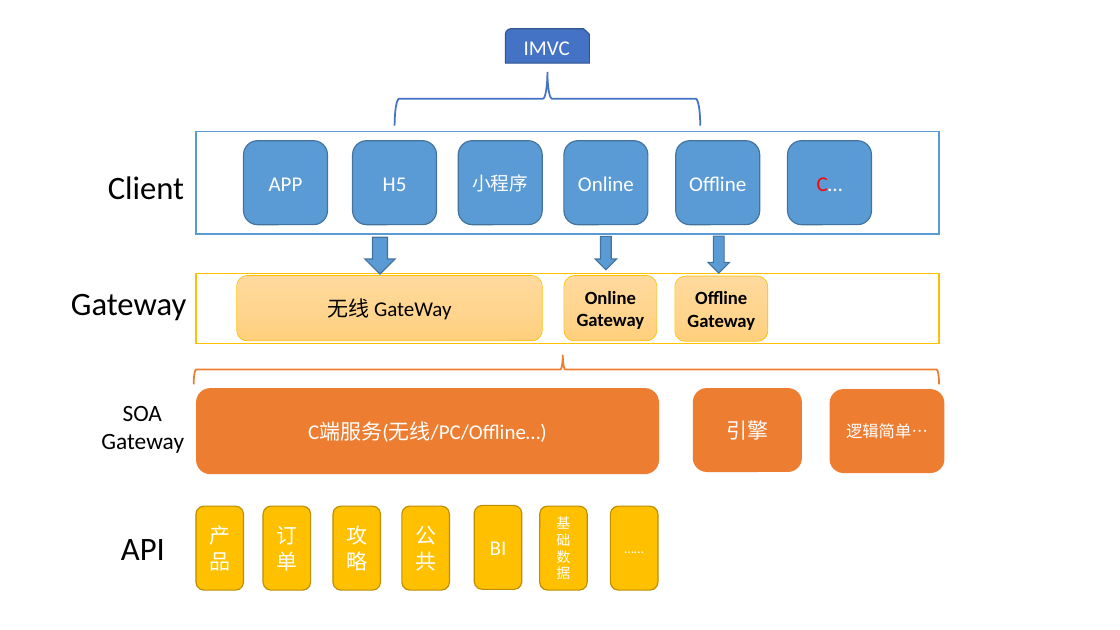
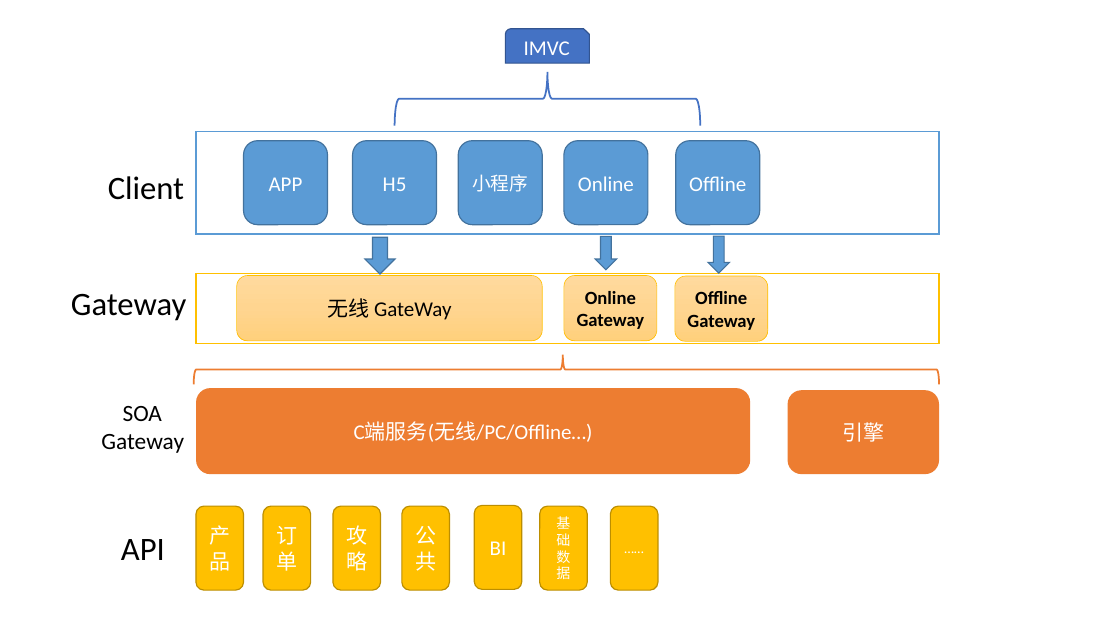
Before and after one commit to rockhe168/MyDocument, a slide deck: slide 2 of TechPlan/无线服务功能架构图.pptx. Drawn at 1120x630 pixels with LibreOffice and Linux fonts; fonts in the diff are those of the drawing. Boxes give left, top, right and bottom in pixels: in the first picture for what was removed or moved away, otherwise in the second. Text is boxed around its words. In the diff, an @@ line names an element or a change of style, - is before the commit and + after.

```diff
--- a/TechPlan/无线服务功能架构图.pptx
+++ b/TechPlan/无线服务功能架构图.pptx
@@ rounded rectangle removed at [788,141,872,225] @@
-C…
@@ rounded rectangle "C端服务(无线/PC/Offline…)": place and size @@
-rounded rectangle "C端服务(无线/PC/Offline…)" at [196,388,659,475]
+rounded rectangle "C端服务(无线/PC/Offline…)" at [196,388,750,475]
@@ rounded rectangle removed at [830,389,945,473] @@
-逻辑简单…
@@ rounded rectangle "引擎": place and size @@
-rounded rectangle "引擎" at [693,388,802,472]
+rounded rectangle "引擎" at [788,391,939,475]
```
Also in this commit, not shown: 4 other files.
